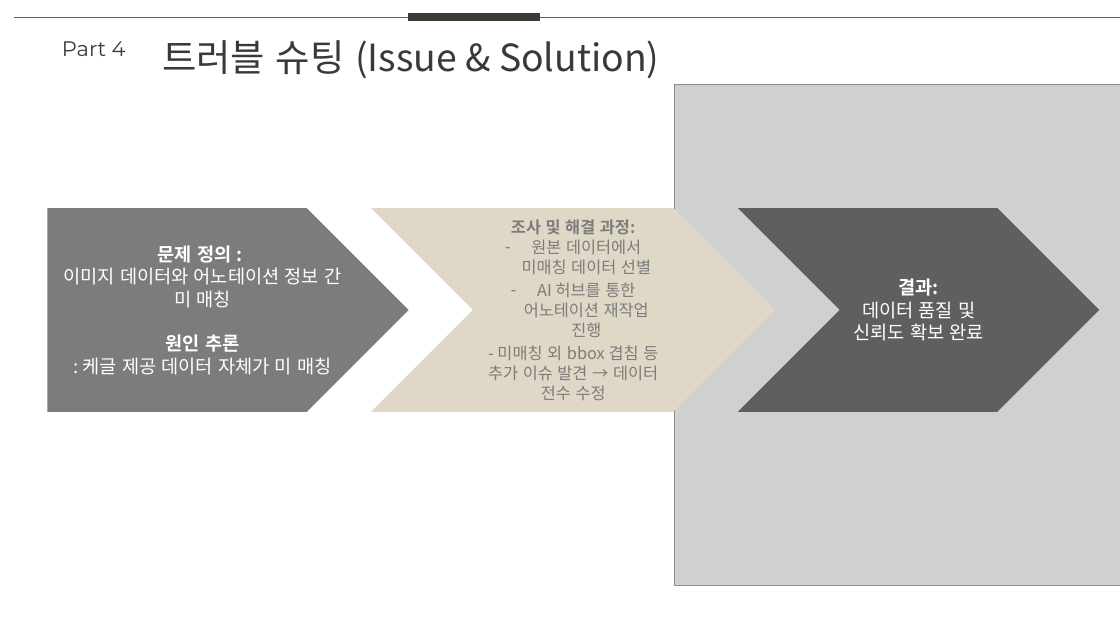
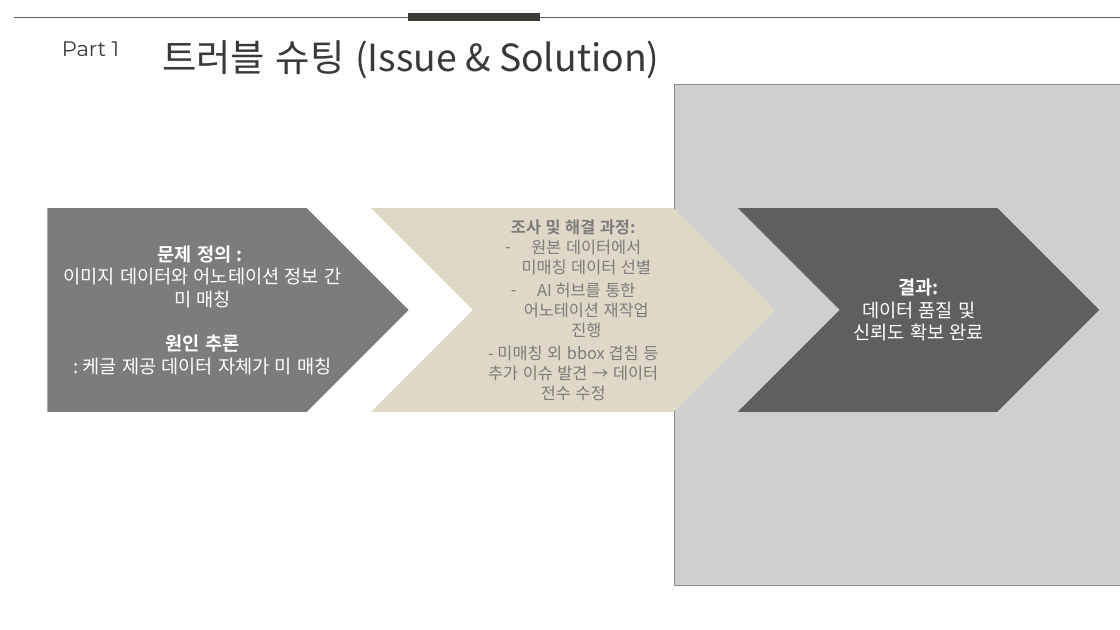
Before and after one commit to NararaDak/EntryPrj, a slide deck: slide 1 of files/eda_study.pptx (slide 2 before the commit). Drawn at 1120x630 pixels with LibreOffice and Linux fonts; fonts in the diff are those of the drawing; grey boxes stand for pictures. Boxes give left, top, right and bottom in pixels: in the first picture for what was removed or moved away, otherwise in the second. Text is boxed around its words. In the diff, an @@ line names an element or a change of style, - is before the commit and + after.

```diff
--- a/files/eda_study.pptx
+++ b/files/eda_study.pptx
@@ text at [62,41,120,56]: text changed @@
-Part 4
+Part 1
```
Also in this commit, not shown: 2 slides added, 1 slide removed, 1 other file.
